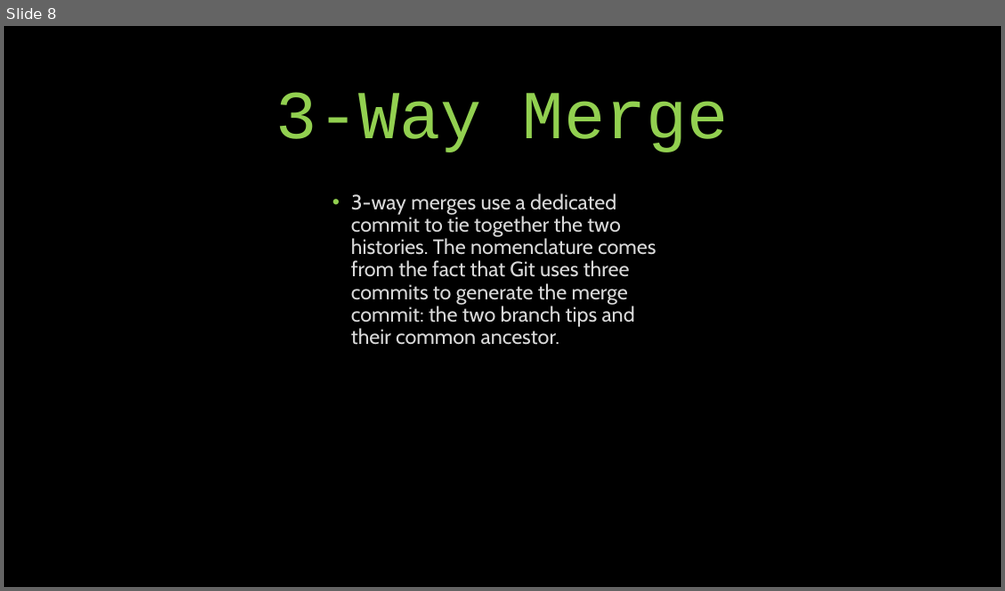
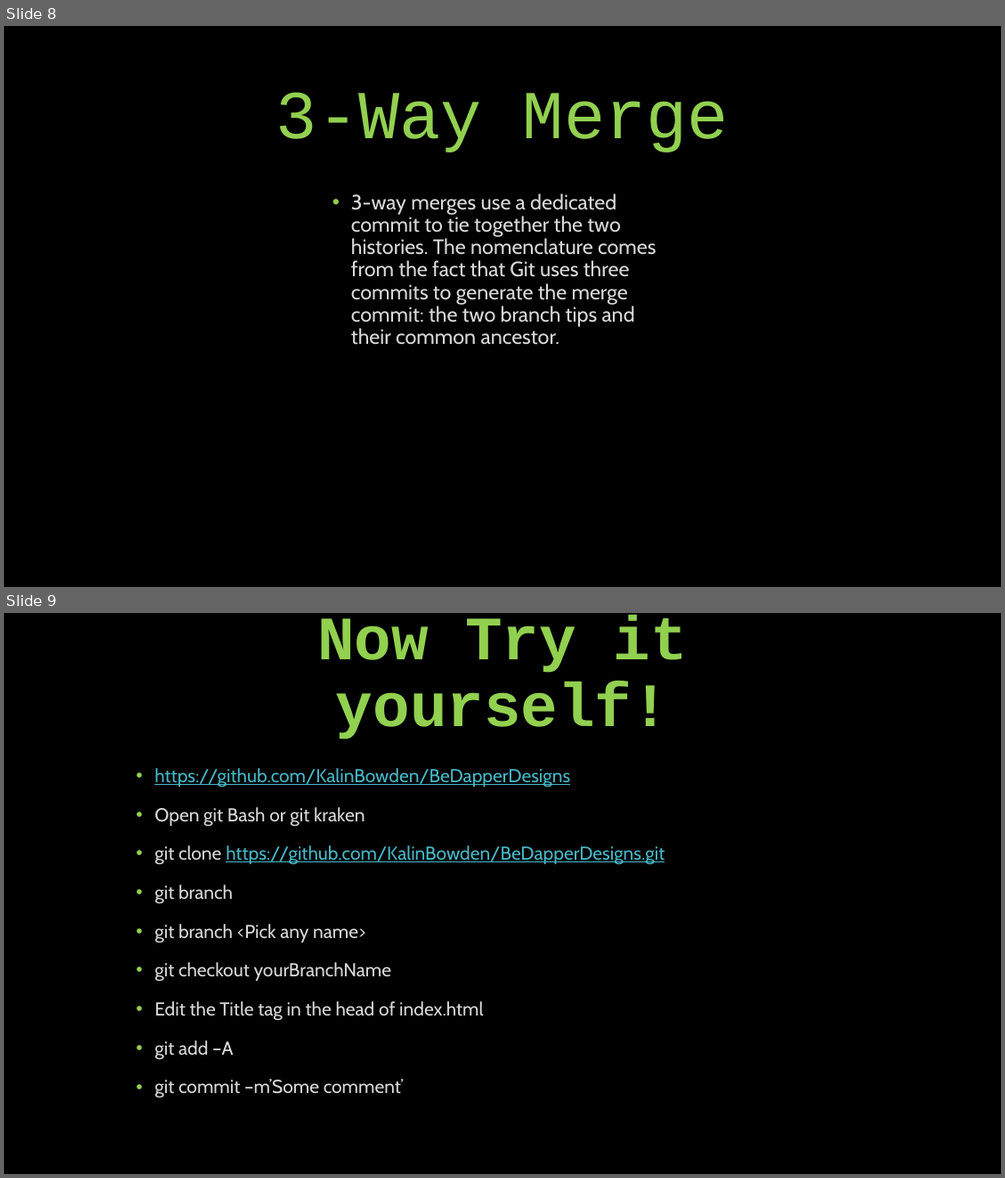
Before and after one commit to KalinBowden/BeDapperDesigns, a slide deck: GIT HUB Branching & Merging.pptx. Shown one above the other, each under a label of ours: slide 8 before the commit, slides 8 and 9 after it. The pictures are 1005x591 and 1005x1178 pixels, drawn with LibreOffice and Linux fonts; fonts in the diff are those of the drawing. Boxes give left, top, right and bottom in pixels: in the first picture for what was removed or moved away, otherwise in the second. Text is boxed around its words. In the diff, an @@ line names an element or a change of style, - is before the commit and + after.

Commit message:
added t o branch

```diff
--- a/GIT HUB Branching & Merging.pptx
+++ b/GIT HUB Branching & Merging.pptx
@@ slide 9 added at [4, 613, 1001, 1174], background #000000 @@
@@ title added at [317, 615, 688, 739], 59.4 pt, text #92D050, bold @@
+Now Try it yourself!
@@ text added at [154, 768, 664, 1098], 18 pt, text #D9D9D9 @@
+• https://github.com/KalinBowden/BeDapperDesigns
+• Open git Bash or git kraken
+• git clone https://github.com/KalinBowden/BeDapperDesigns.git
+• git branch
+• git branch <Pick any name>
+• git checkout yourBranchName
+• Edit the Title tag in the head of index.html
+• git add –A
+• git commit –m’Some comment’
```
Also in this commit, not shown: 1 other file.
